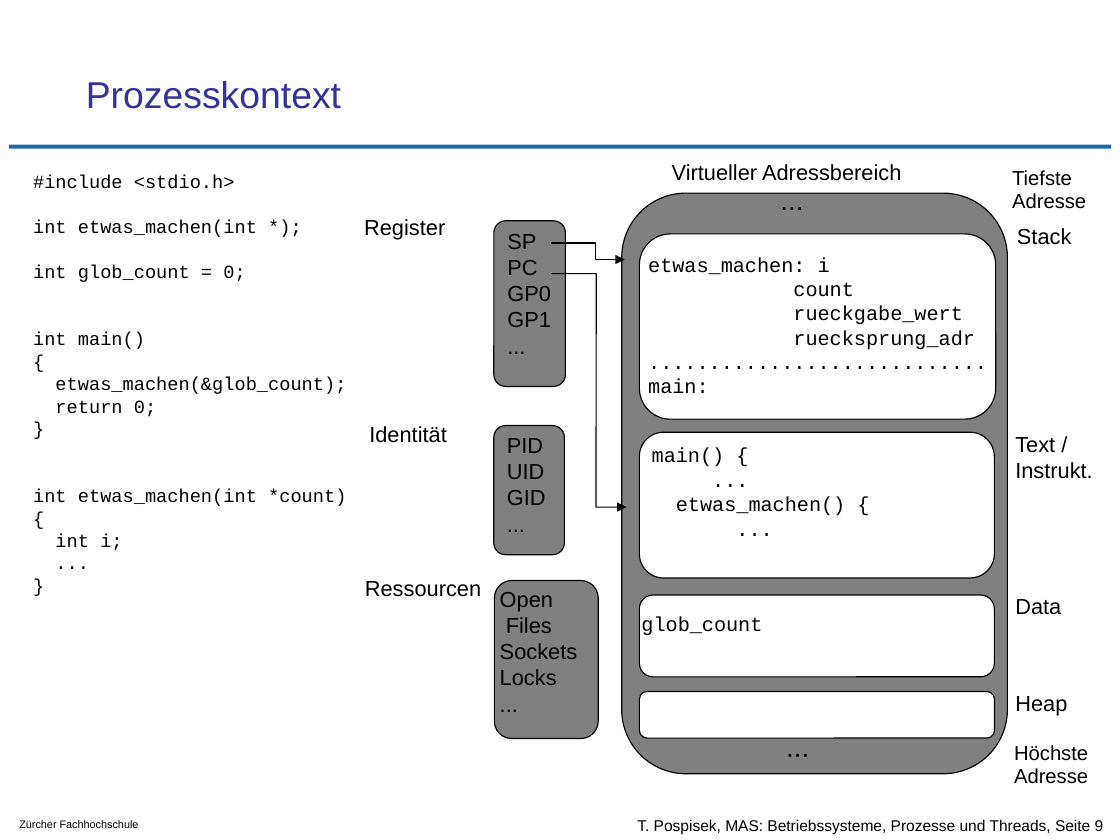
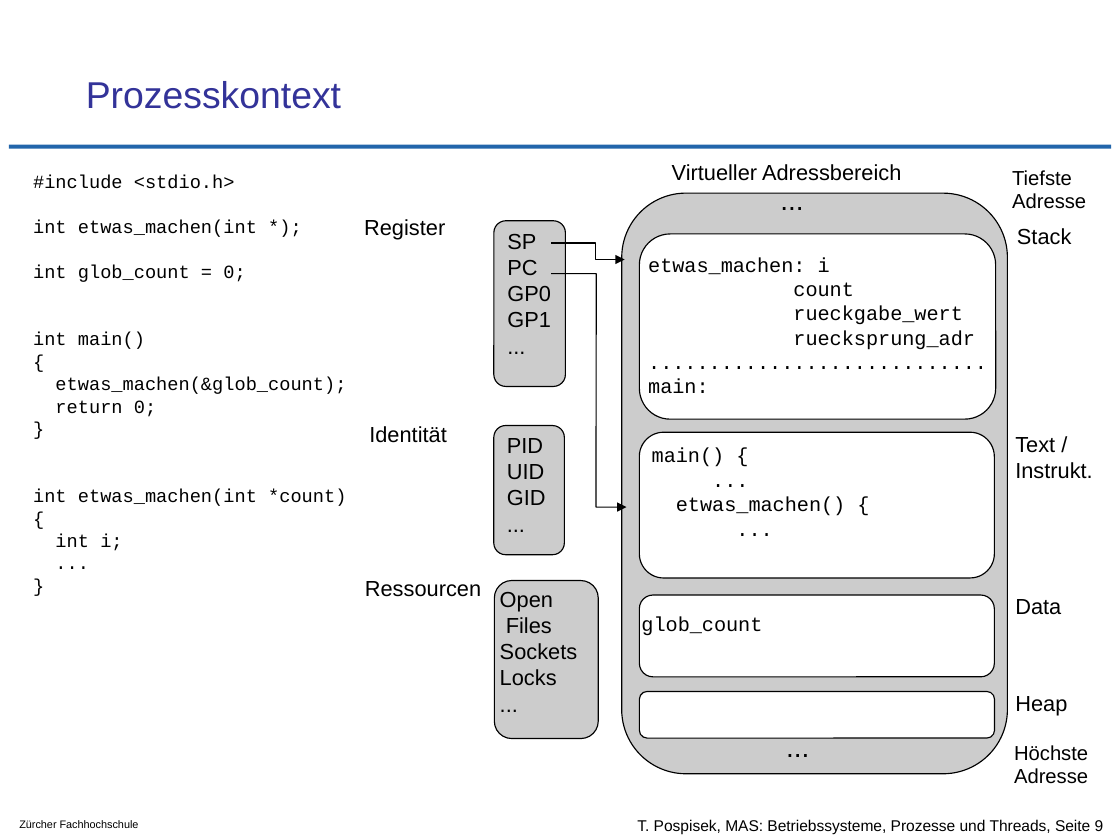
Before and after one commit to tpo/betriebssysteme, a slide deck: slide 9 of 05-2_Prozesse_und_Threads.odp. Drawn at 1120x840 pixels with LibreOffice and Linux fonts; fonts in the diff are those of the drawing; background and template pictures are left out. Boxes give left, top, right and bottom in pixels: in the first picture for what was removed or moved away, otherwise in the second. Text is boxed around its words. In the diff, an @@ line names an element or a change of style, - is before the commit and + after.

```diff
--- a/05-2_Prozesse_und_Threads.odp
+++ b/05-2_Prozesse_und_Threads.odp
@@ fill #808080 to #CCCCCC in 4 elements at bbox=[622, 193, 1007, 773], bbox=[494, 221, 566, 386], bbox=[494, 426, 564, 554], bbox=[494, 580, 598, 738] @@
```
Also in this commit, not shown: 4 other slides changed.
